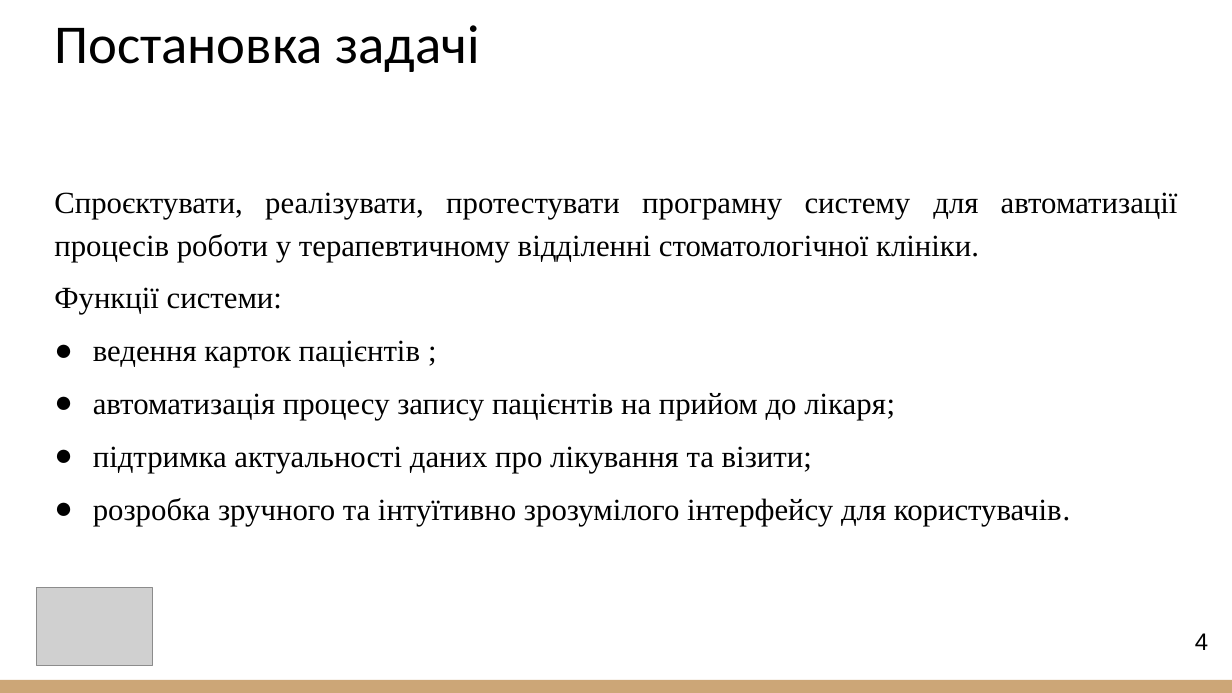
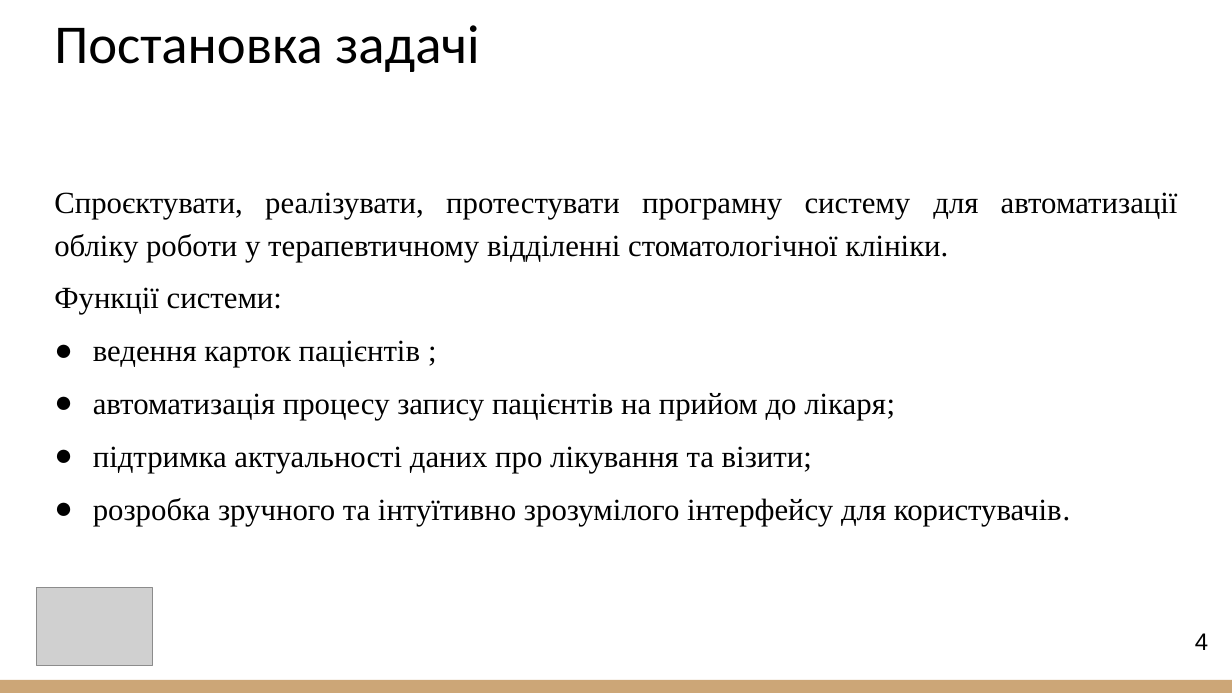
Before and after one commit to irynaMak2025/2025_B_PI_PZPIpz-23-1_Makieieva_I_G, a slide deck: slide 4 of 2025_B_PI_PZPIpz-23-1_Makieieva_I_G.pptx. Drawn at 1232x693 pixels with LibreOffice and Linux fonts; fonts in the diff are those of the drawing; grey boxes stand for pictures. Boxes give left, top, right and bottom in pixels: in the first picture for what was removed or moved away, otherwise in the second. Text is boxed around its words. In the diff, an @@ line names an element or a change of style, - is before the commit and + after.

```diff
--- a/2025_B_PI_PZPIpz-23-1_Makieieva_I_G.pptx
+++ b/2025_B_PI_PZPIpz-23-1_Makieieva_I_G.pptx
@@ text at [54,192,1178,262]: text changed @@
-Спроєктувати, реалізувати, протестувати програмну систему для автоматизації процесів роботи у терапевтичному відділенні стоматологічної клініки.
+Спроєктувати, реалізувати, протестувати програмну систему для автоматизації обліку роботи у терапевтичному відділенні стоматологічної клініки.
```
Also in this commit, not shown: 5 other slides changed.
